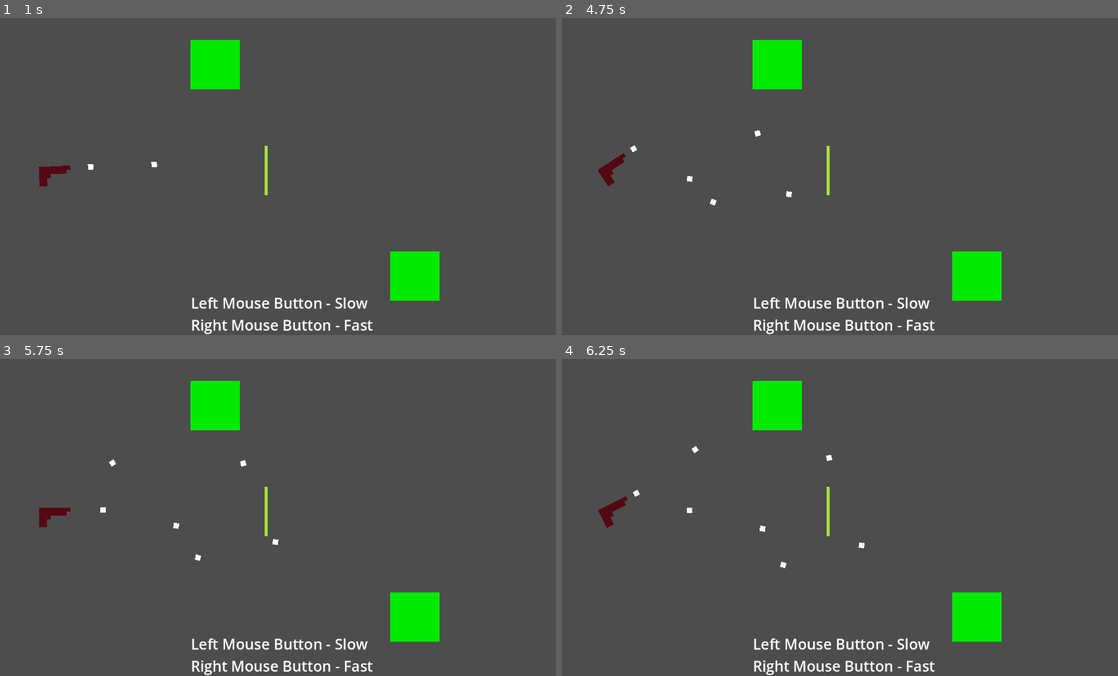
Above: before the commit, frames 1-4 (two rows, left to right).
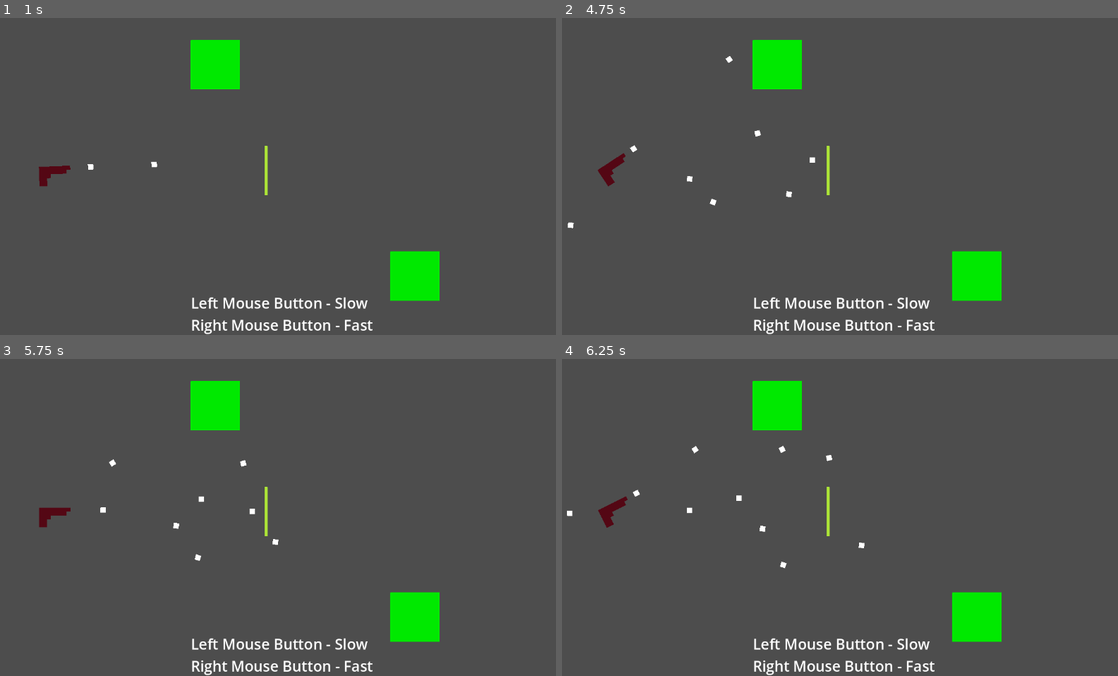
Above: after the commit, the same moments.

Repository: Griiimon/Global-Shapecast-Helper
Game: Godot game, scene res://level.tscn
Same seed, same stepped clock (60 frames per second), same inputs: the game is played once before the commit and once after it.
Inputs (mouse positions are in pixels of both pictures, inside the frame that each line leads up to):
- Up to frame 1 (1 s): tap Enter at 0.5 s; move the mouse to (405, 160) at 0.52 s; click (405, 160) at 0.6 s; right-click (405, 160) at 0.8 s
- Up to frame 2 (4.75 s): move the mouse to (728, 192) at 1.27 s; right-click (728, 192) at 1.35 s; click (728, 192) at 1.55 s; move the mouse to (901, 106) at 2.02 s; click (901, 106) at 2.1 s; right-click (901, 106) at 2.3 s; move the mouse to (817, 239) at 2.77 s; right-click (817, 239) at 2.85 s; click (817, 239) at 3.05 s; move the mouse to (1012, 224) at 3.52 s; click (1012, 224) at 3.6 s; right-click (1012, 224) at 3.8 s; move the mouse to (673, 128) at 4.27 s; right-click (673, 128) at 4.35 s; click (673, 128) at 4.55 s
- Up to frame 3 (5.75 s): move the mouse to (311, 517) at 5.02 s; click (311, 517) at 5.1 s; right-click (311, 517) at 5.3 s
- Up to frame 4 (6.25 s): move the mouse to (756, 438) at 5.77 s; right-click (756, 438) at 5.85 s; click (756, 438) at 6.05 s

Frame 1 is identical in both runs. In frame 2, less than 0.1% of the frame differs, in the area x 1-46%, y 12-67%; in frame 3, less than 0.1%; in frame 4, less than 0.1%.

Commit message:
implement bouncing

Diff:
--- a/bullet.gd
+++ b/bullet.gd
@@ -1,24 +1,30 @@
 class_name Bullet
 extends Node2D
 
+const BOUNCE= true
+
 @onready var collision_shape_2d: CollisionShape2D = $CollisionShape2D
 
-var speed: float
+var velocity: Vector2
 
 
 
 func _physics_process(delta: float) -> void:
-	# store current position
-	var previous_position: Vector2
-	previous_position= position
+	# calculating the next position of the projectile
+	var next_position: Vector2= position + velocity * delta
 
-	# move forward
-	position+= transform.x * speed * delta
-
-	# check if we hit something between our previous
-	# and current position
-	ShapecastHelper.cast(previous_position, position, collision_shape_2d.shape)
+	# check if we will hit something our current and next position
+	ShapecastHelper.cast(position, next_position, collision_shape_2d.shape)
 
 	if ShapecastHelper.is_colliding():
-		# and destroy if it collided
-		queue_free()
+		if BOUNCE:
+			# bounce if it collided
+			# take the first collision normal we can get
+			velocity= velocity.bounce(ShapecastHelper.get_collision_normal(0))
+		else:
+			# destroy if it collided
+			queue_free()
+	else:
+		# if there wasn't any collision we can move the bullet
+		# to the next position we previously calculated
+		position= next_position
--- a/gun.gd
+++ b/gun.gd
@@ -19,5 +19,8 @@
 	var bullet: Bullet= bullet_scene.instantiate()
 	bullet.position= muzzle.global_position
 	bullet.rotation= muzzle.global_rotation
-	bullet.speed= speed
+
+	# set the bullets velocity vector to where the muzzle is pointing
+	# ( global_transform.x means RIGHT )
+	bullet.velocity= muzzle.global_transform.x * speed
 	get_tree().current_scene.add_child(bullet)
